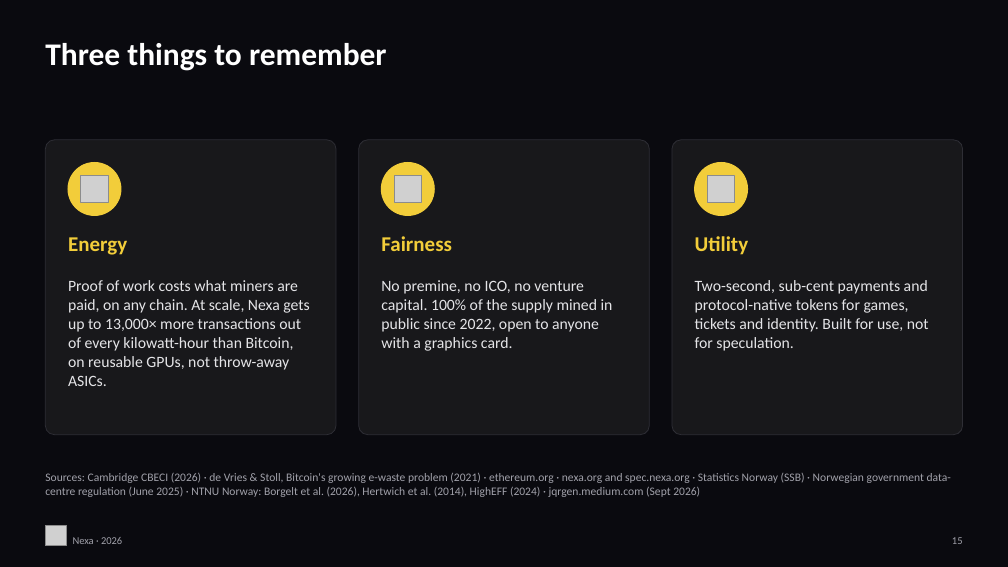
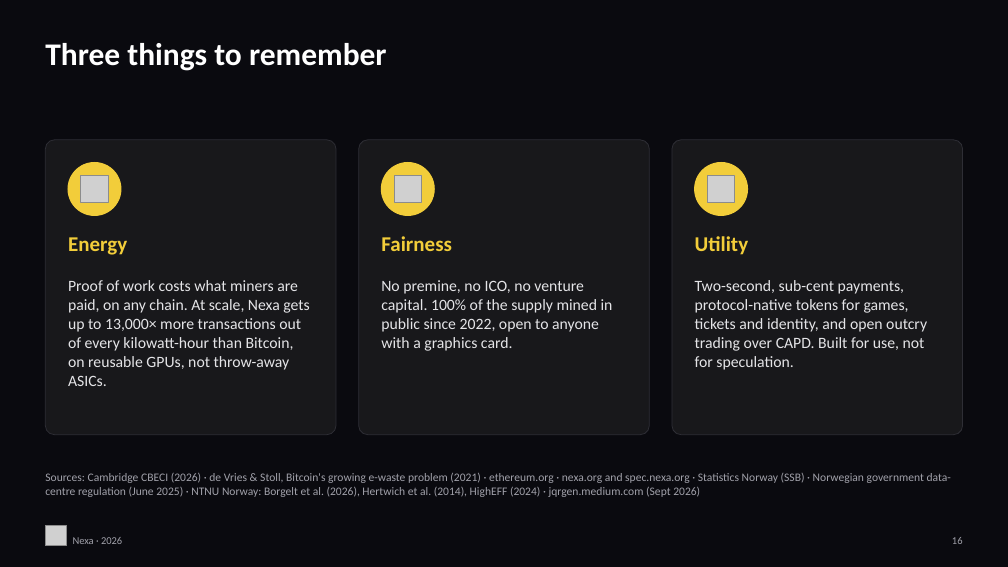
Before and after one commit to jQrgen/presentations, a slide deck: slide 16 of docs/nexa-vs-bitcoin-ethereum/Nexa-vs-Bitcoin-Ethereum.pptx (slide 15 before the commit). Drawn at 1008x567 pixels with LibreOffice and Linux fonts; fonts in the diff are those of the drawing; grey boxes stand for pictures. Boxes give left, top, right and bottom in pixels: in the first picture for what was removed or moved away, otherwise in the second. Text is boxed around its words. In the diff, an @@ line names an element or a change of style, - is before the commit and + after.

Commit message:
Nexa deck: CAPD open outcry slide and comparison row (16 slides)

```diff
--- a/docs/nexa-vs-bitcoin-ethereum/Nexa-vs-Bitcoin-Ethereum.pptx
+++ b/docs/nexa-vs-bitcoin-ethereum/Nexa-vs-Bitcoin-Ethereum.pptx
@@ text at [695,280,927,370]: text changed @@
-Two-second, sub-cent payments and protocol-native tokens for games, tickets and identity. Built for use, not for speculation.
+Two-second, sub-cent payments, protocol-native tokens for games, tickets and identity, and open outcry trading over CAPD. Built for use, not for speculation.
```
Also in this commit, not shown: 3 other slides changed, 1 slide added, 19 other files.
